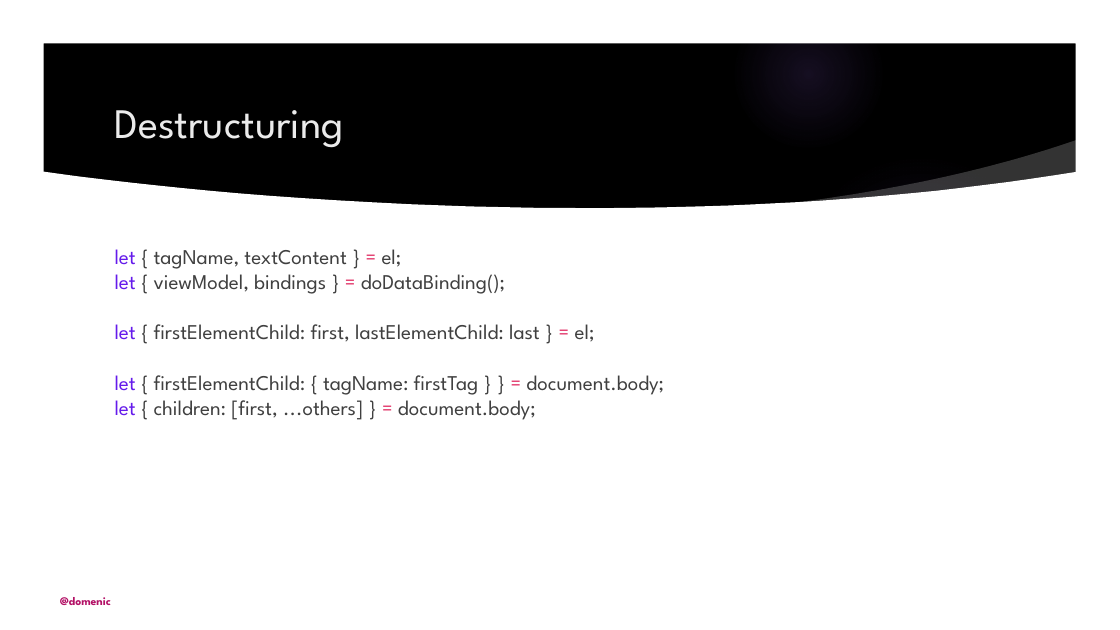
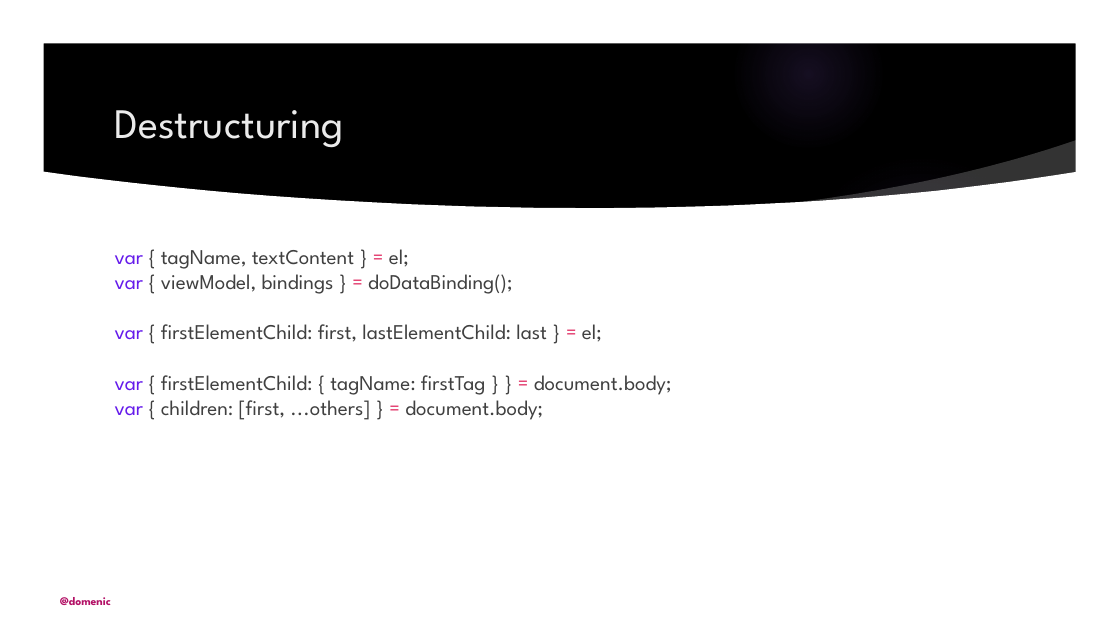
Before and after one commit to domenic/es6isnigh, a slide deck: slide 19 of assets/presentation-30-minutes.pptx (slide 25 before the commit). Drawn at 1120x630 pixels with LibreOffice and Linux fonts; fonts in the diff are those of the drawing; background and template pictures are left out. Boxes give left, top, right and bottom in pixels: in the first picture for what was removed or moved away, otherwise in the second. Text is boxed around its words. In the diff, an @@ line names an element or a change of style, - is before the commit and + after.

```diff
--- a/assets/presentation-30-minutes.pptx
+++ b/assets/presentation-30-minutes.pptx
@@ text at box(115, 249, 672, 420): text changed @@
-let { tagName, textContent } = el;
-let { viewModel, bindings } = doDataBinding();
-let { firstElementChild: first, lastElementChild: last } = el;
-let { firstElementChild: { tagName: firstTag } } = document.body;
-let { children: [first, ...others] } = document.body;
+var { tagName, textContent } = el;
+var { viewModel, bindings } = doDataBinding();
+var { firstElementChild: first, lastElementChild: last } = el;
+var { firstElementChild: { tagName: firstTag } } = document.body;
+var { children: [first, ...others] } = document.body;
```
Also in this commit, not shown: 4 other slides changed, 1 slide removed, 1 other file.
